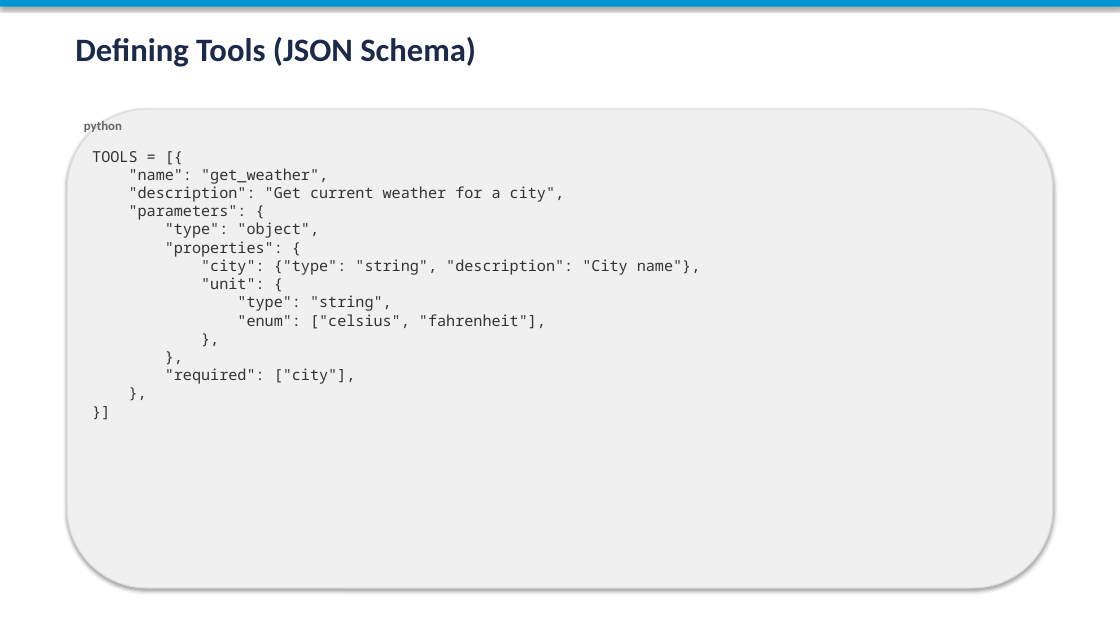
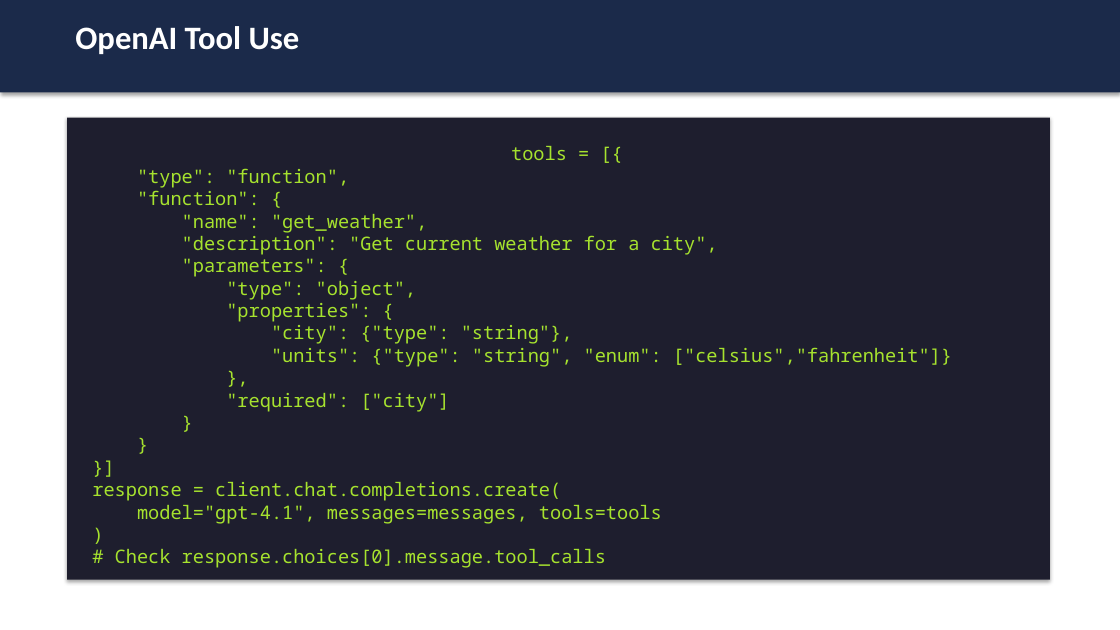
Before and after one commit to toroleapinc/cut-the-crap, a slide deck: slide 4 of developer/session-3/session-3-tool-use.pptx. Drawn at 1120x630 pixels with LibreOffice and Linux fonts; fonts in the diff are those of the drawing. Boxes give left, top, right and bottom in pixels: in the first picture for what was removed or moved away, otherwise in the second. Text is boxed around its words. In the diff, an @@ line names an element or a change of style, - is before the commit and + after.

```diff
--- a/developer/session-3/session-3-tool-use.pptx
+++ b/developer/session-3/session-3-tool-use.pptx
@@ rectangle: place and size @@
-rectangle at (0,0,1120,7)
+rectangle at (0,0,1120,92)
@@ rectangle at (0,0,1120,92): fill #0096D6 to #1B2A4A @@
@@ text at (75,26,300,54): text changed; text colour #1B2A4A to #FFFFFF @@
-Defining Tools (JSON Schema)
+OpenAI Tool Use
@@ rectangle "tools = [{": place and size @@
-rectangle "tools = [{" at (67,109,1053,588)
+rectangle "tools = [{" at (67,118,1050,580)
@@ rectangle "tools = [{" at (67,118,1050,580): rounded rectangle to rectangle; fill #F0F0F0 to #1E1E2E; outline #DDDDDD 1 pt to none @@
@@ text removed at (84,121,122,132) @@
-python
@@ text in rectangle at (92,146,952,568): text added @@
+tools = [{
+"type": "function",
+"function": {
+"name": "get_weather",
+"description": "Get current weather for a city",
+"parameters": {
+"type": "object",
+"properties": {
+"city": {"type": "string"},
+"units": {"type": "string", "enum": ["celsius","fahrenheit"]}
+},
+"required": ["city"]
+}
+}
+}]
+response = client.chat.completions.create(
+model="gpt-4.1", messages=messages, tools=tools
+)
+# Check response.choices[0].message.tool_calls
@@ text removed at (92,151,701,384) @@
-TOOLS = [{
-"name": "get_weather",
-"description": "Get current weather for a city",
-"parameters": {
-"type": "object",
-"properties": {
-"city": {"type": "string", "description": "City name"},
-"unit": {
-"type": "string",
-"enum": ["celsius", "fahrenheit"],
-},
-},
-"required": ["city"],
-},
-}]
```
Also in this commit, not shown: 2 other slides changed, 9 slides added, 9 slides removed, 7 other files.
